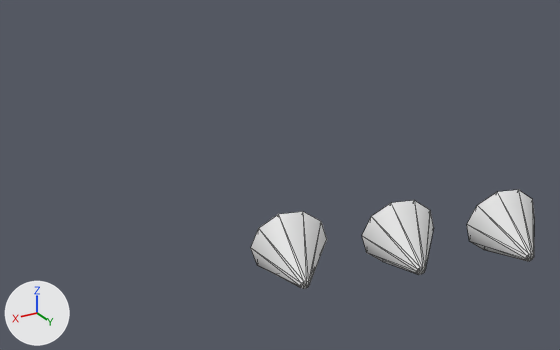
A saved change to the OBJ model characters/meshes/legs_dino_feet_astride_r_white.obj.
Camera for both pictures: a 50 mm lens placed at (0.361, 0.468, 0.081), pointed at (0.214, 0.223, -0.042). The axes (+X, +Y, +Z) are drawn at lower left. The lights are the same throughout. The older version comes first. Mesh edges are drawn as thin lines. Where no turn or scale is listed for an object, it has been applied to the vertices. Vertices at exactly the same position are counted once.

The scene before the commit, as lines of its bpy script (objects in view):
```python
me_legs_dino_feet_astride_r_white = bpy.data.meshes.new('legs_dino_feet_astride_r_white')
me_legs_dino_feet_astride_r_white.from_pydata(...)  # 60 vertices, 108 faces; spans x 0.0977..0.2232, y 0.213..0.2752, z -0.0929..-0.061
ob_legs_dino_feet_astride_r_white = bpy.data.objects.new('legs_dino_feet_astride_r_white', me_legs_dino_feet_astride_r_white)
ob_legs_dino_feet_astride_r_white.location = (0.0, 0.0, 0.0)
```
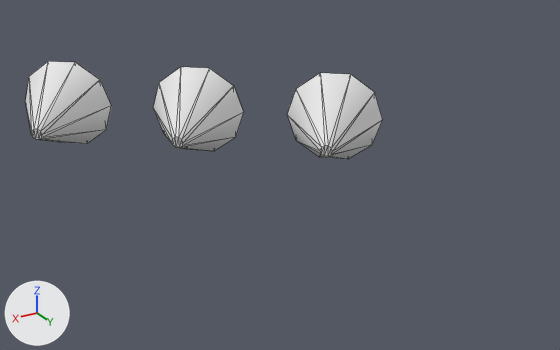
Pixel boxes (x1, y1, x2, y2) of what changed, in the pictures (560 x 350 px; the box of a moved part takes in the faces that stretch with it):
'legs_dino_feet_astride_r_white', reshaped (26% wider)
    before: (251, 190, 534, 289)
    after: (25, 61, 383, 159)
part 1 of me_legs_dino_feet_astride_r_white, moved or reshaped
    before: (251, 212, 327, 289)
    after: (287, 73, 383, 159)
part 2 of me_legs_dino_feet_astride_r_white, moved or reshaped
    before: (362, 200, 434, 275)
    after: (153, 67, 244, 151)
part 3 of me_legs_dino_feet_astride_r_white, moved or reshaped
    before: (467, 190, 534, 261)
    after: (25, 61, 111, 144)

The change, as a list of edits to the scene's bpy script:
```text
Change me_legs_dino_feet_astride_r_white:
    used by ob_legs_dino_feet_astride_r_white; location = (0.0, 0.0, 0.0)
    remove me_legs_dino_feet_astride_r_white.from_pydata(...)  # 60 vertices, 108 faces; spans x 0.0977..0.2232, y 0.213..0.2752, z -0.0929..-0.061
    add me_legs_dino_feet_astride_r_white.from_pydata(...)  # 60 vertices, 108 faces; spans x 0.1992..0.3063, y 0.1821..0.2781, z -0.0244..0.0079
    me_legs_dino_feet_astride_r_white part 1: the loose piece of 20 vertices spanning x 0.1914..0.2232, y 0.213..0.2448, z -0.0929..-0.061 is multiplied about its middle by the matrix ((0.926, 0.372, -0.056), (-0.375, 0.924, -0.067), (0.027, 0.083, 0.996)), then moved by (0.0085, 0.0366, 0.0695)
    me_legs_dino_feet_astride_r_white part 2: the loose piece of 20 vertices spanning x 0.1445..0.1764, y 0.2282..0.26, z -0.0929..-0.061 is multiplied about its middle by the matrix ((0.926, 0.372, -0.056), (-0.376, 0.924, -0.067), (0.027, 0.083, 0.996)), then moved by (0.093, -0.0102, 0.0695)
    me_legs_dino_feet_astride_r_white part 3: the loose piece of 20 vertices spanning x 0.0977..0.1295, y 0.2434..0.2752, z -0.0929..-0.061 is multiplied about its middle by the matrix ((0.926, 0.372, -0.056), (-0.376, 0.924, -0.067), (0.027, 0.083, 0.996)), then moved by (0.1776, -0.0571, 0.0695)
```
